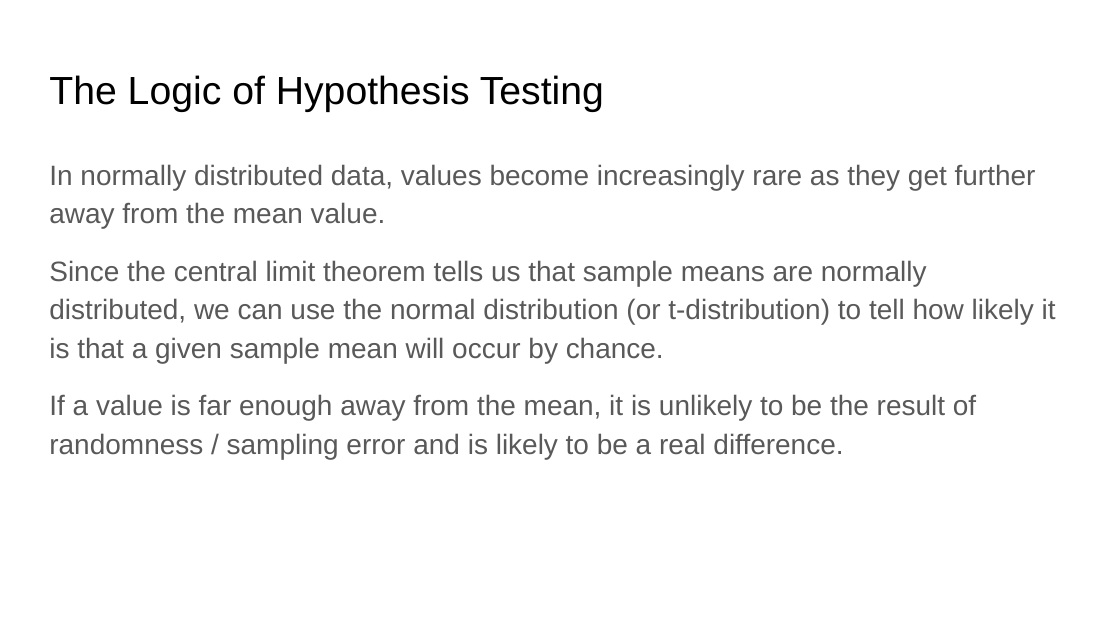
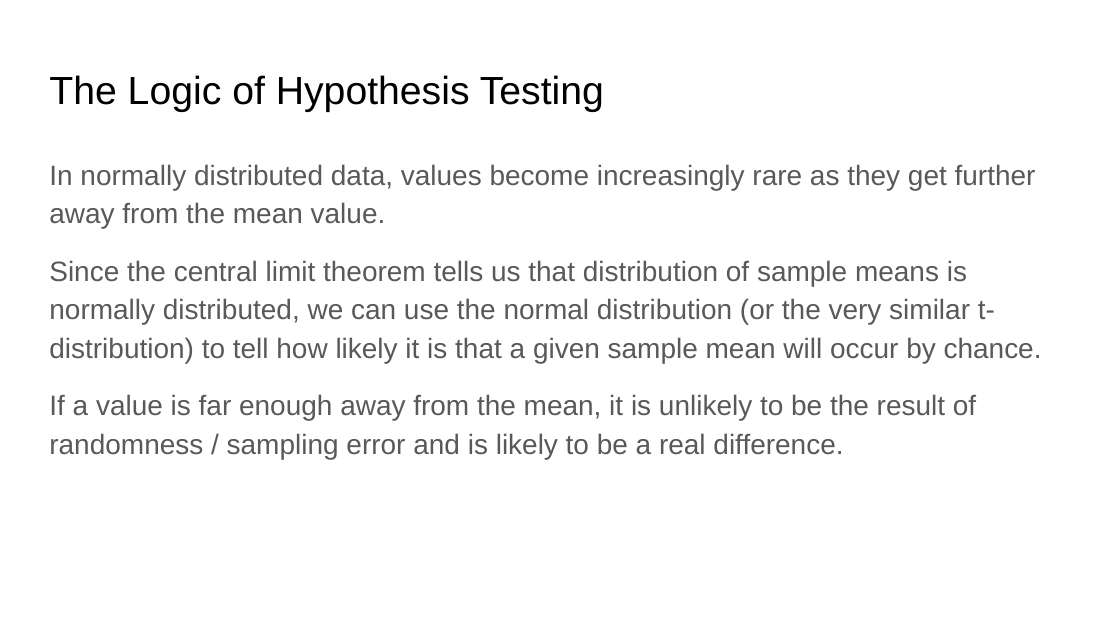
Before and after one commit to rjwrobel86/Python4Statistics, a slide deck: slide 4 of Non-Python Stats Stuff/Slides/Hypothesis Testing.pptx. Drawn at 1120x630 pixels with LibreOffice and Linux fonts; fonts in the diff are those of the drawing. Boxes give left, top, right and bottom in pixels: in the first picture for what was removed or moved away, otherwise in the second. Text is boxed around its words. In the diff, an @@ line names an element or a change of style, - is before the commit and + after.

```diff
--- a/Non-Python Stats Stuff/Slides/Hypothesis Testing.pptx
+++ b/Non-Python Stats Stuff/Slides/Hypothesis Testing.pptx
@@ text at (49,260,1042,363): text changed @@
-Since the central limit theorem tells us that sample means are normally distributed, we can use the normal distribution (or t-distribution) to tell how likely it is that a given sample mean will occur by chance.
+Since the central limit theorem tells us that distribution of sample means is normally distributed, we can use the normal distribution (or the very similar t-distribution) to tell how likely it is that a given sample mean will occur by chance.
```
Also in this commit, not shown: 14 other slides changed, 7 slides added, 27 other files.
